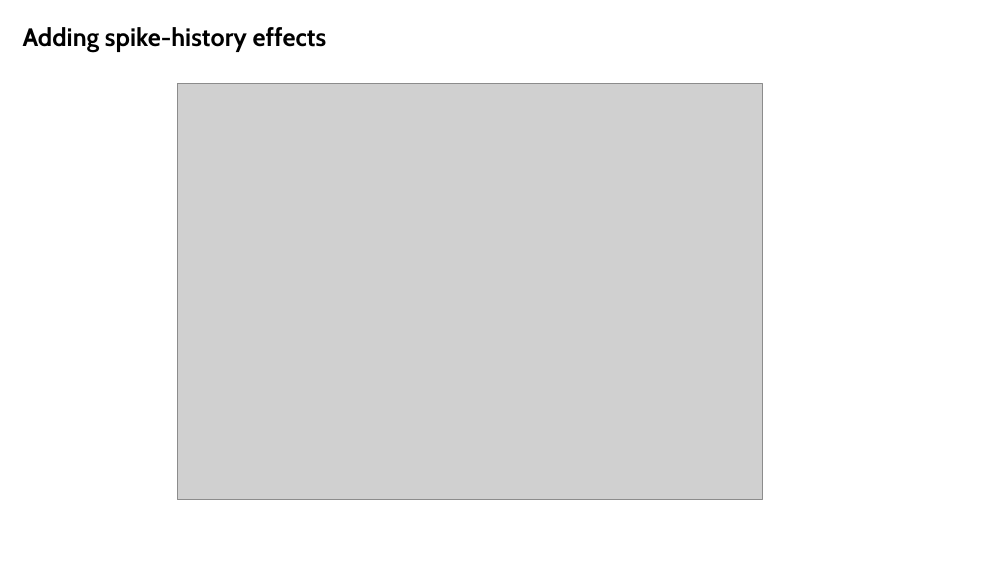
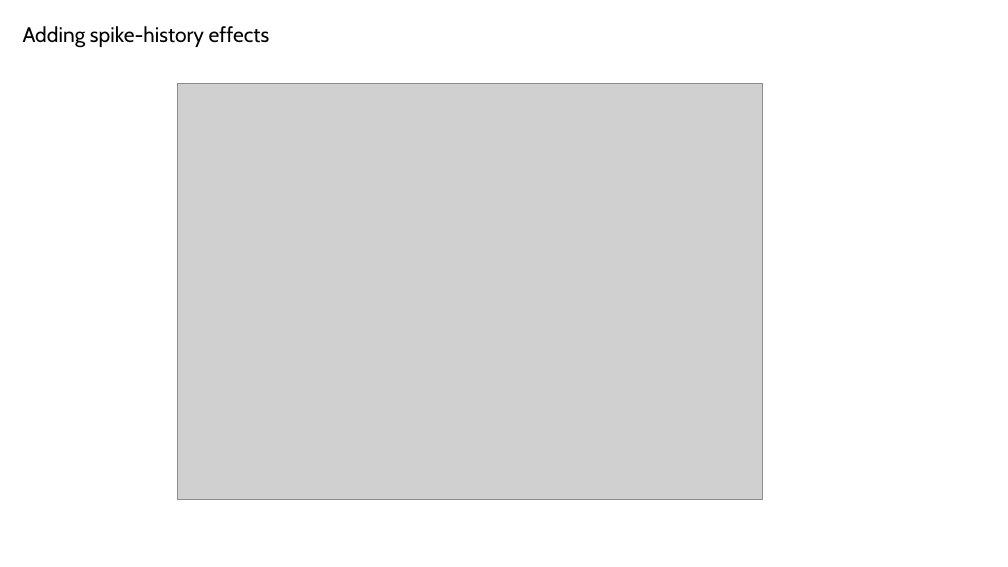
Before and after one commit to SaberaTalukder/Chen_Institute_DataSAI_for_Neuroscience, a slide deck: slide 25 of 07_06_22_day2_dynamical_time_series/slides/day2_practical.pptx (slide 21 before the commit). Drawn at 1008x567 pixels with LibreOffice and Linux fonts; fonts in the diff are those of the drawing; grey boxes stand for pictures. Boxes give left, top, right and bottom in pixels: in the first picture for what was removed or moved away, otherwise in the second. Text is boxed around its words. In the diff, an @@ line names an element or a change of style, - is before the commit and + after.

```diff
--- a/07_06_22_day2_dynamical_time_series/slides/day2_practical.pptx
+++ b/07_06_22_day2_dynamical_time_series/slides/day2_practical.pptx
@@ text "Adding spike-history effects" at box(23, 26, 270, 48): size 24 to 20 pt, bold off @@
```
Also in this commit, not shown: 13 other slides changed, 4 slides added, 2 other files.
